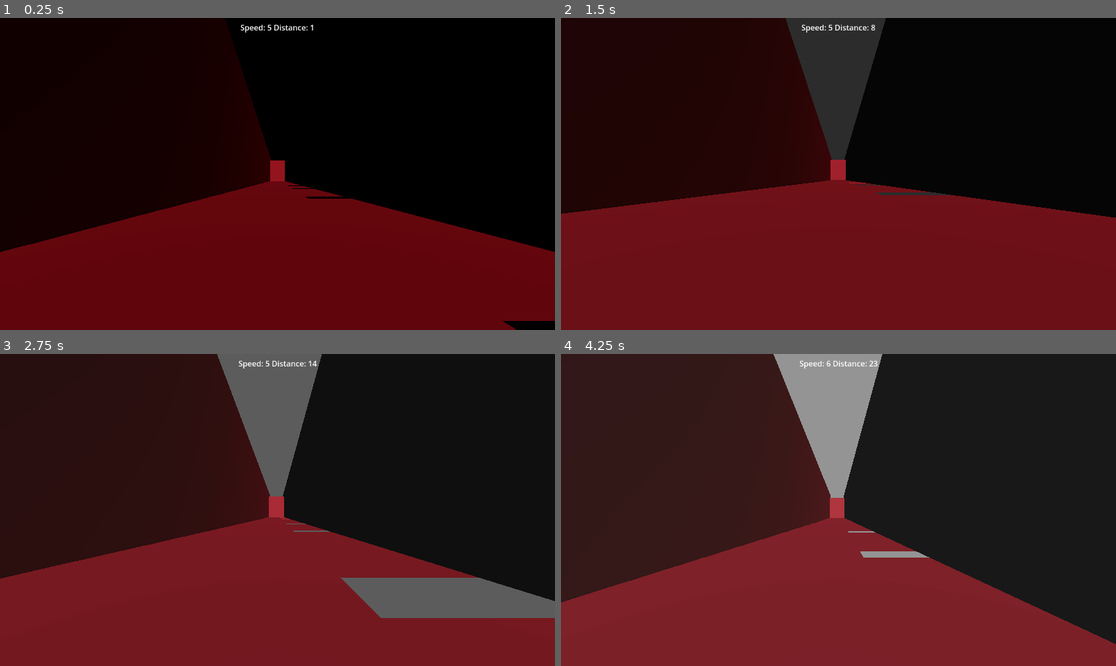
Above: before the commit, frames 1-4 (two rows, left to right).
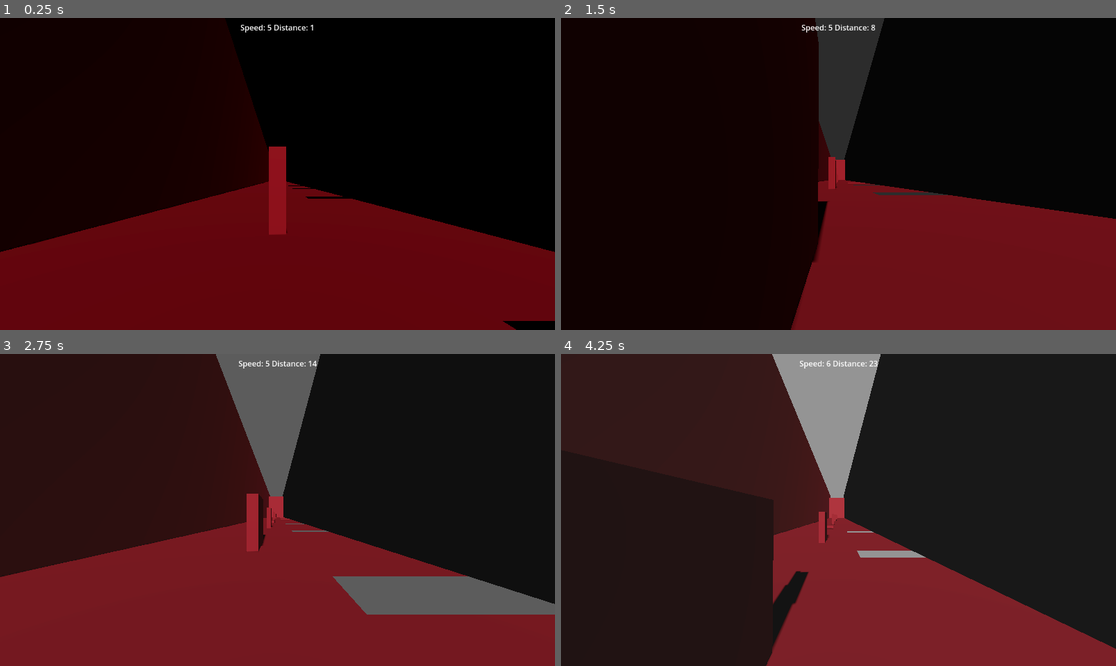
Above: after the commit, the same moments.

Repository: finalsabbath/3d-runner
Game: Godot game, scene res://scenes/world.tscn
Two runs of this game, one before a commit and one after it. Both use one fixed random seed, a clock stepped at 60 frames per second and the inputs below.
Inputs:
- Up to frame 1 (0.25 s): no input
- Up to frame 2 (1.5 s): hold Right (move_right) 0.53-1.28 s; tap Ctrl (slide) at 0.6, 1.35 s; tap Space (jump) at 0.77 s; hold Down (ui_down) from 1.28 s (still down)
- Up to frame 3 (2.75 s): tap Space (jump) at 1.52 s; release Down (ui_down) at 2.03 s; hold Right (move_right) from 2.03 s (still down); tap Ctrl (slide) at 2.1 s
- Up to frame 4 (4.25 s): release Right (move_right) at 2.78 s; hold Up (ui_up) 2.78-3.53 s; tap Ctrl (slide) at 2.85, 3.6 s; tap Space (jump) at 3.02, 3.77 s; hold Left (move_left) from 3.53 s (still down)

The runs differ from the first frame. In frame 1, 0.7% of the frame differs, in the area x 48-52%, y 41-70%; in frame 2, 21%, in the area x 0-100%, y 0-100%; in frame 3, 1.8%; in frame 4, 13%.

Commit message:
add function to pull in obstacles (similiar to terrain) and another to randomly add one to each terrain block.  Need to reparent obstacles to Node3D to make management easier

Diff:
--- a/3d-runner/scenes/terrain_controller.gd
+++ b/3d-runner/scenes/terrain_controller.gd
@@ -7,15 +7,21 @@
 
 ## Holds the catalog of loaded terrian block scenes
 var TerrainBlocks: Array = []
+var Obstacles: Array = []
 ## The set of terrian blocks which are currently rendered to viewport
 var terrain_belt: Array[Node3D] = []
 ## The number of blocks to keep rendered to the viewport
 @export var num_terrain_blocks = 16
 ## Path to directory holding the terrain block scenes
 @export_dir var terrian_blocks_path = "res://terrain_blocks"
+@export_dir var obstacles_path = "res://obstacles"
+
+## Obstacles
+var box_obstacle = load("res://obstacles/block.tscn")
 
 func _ready() -> void:
 	_load_terrain_scenes(terrian_blocks_path)
+	_load_obstacles_scenes(obstacles_path)
 	_init_blocks(num_terrain_blocks)
 
 func _physics_process(delta: float) -> void:
@@ -49,13 +55,22 @@
 		first_terrain.queue_free()
 
 func _append_to_far_edge(target_block: Node3D, appending_block: Node3D) -> void:
-	#await appending_block.ready
-	#appending_block.position.z = target_block.position.z - target_block.mesh.size.y/2 - appending_block.mesh.size.y/2
 	appending_block.position.z = (target_block.position.z) - TERRAIN_LENGTH
-	print(appending_block.position.z)
+	_add_obstacles(appending_block)
+
+func _add_obstacles(block: Node3D) -> void:
+	var new_obstacle = Obstacles.pick_random().instantiate()
+	new_obstacle.add_to_group("death_blocks")
+	block.add_child(new_obstacle)
 
 func _load_terrain_scenes(target_path: String) -> void:
 	var dir = DirAccess.open(target_path)
 	for scene_path in dir.get_files():
 		print("Loading terrian block scene: " + target_path + "/" + scene_path)
 		TerrainBlocks.append(load(target_path + "/" + scene_path))
+
+func _load_obstacles_scenes(target_path: String) -> void:
+	var dir = DirAccess.open(target_path)
+	for scene_path in dir.get_files():
+		print("Loading obstacle scene: " + target_path + "/" + scene_path)
+		Obstacles.append(load(target_path + "/" + scene_path))
